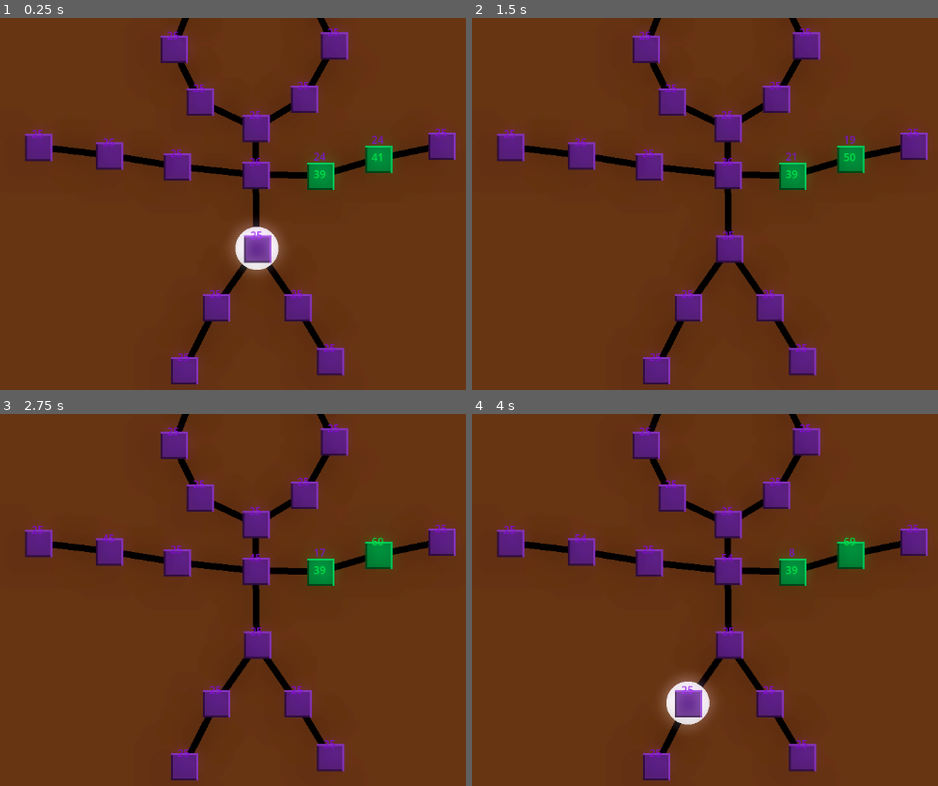
Above: before the commit, frames 1-4 (two rows, left to right).
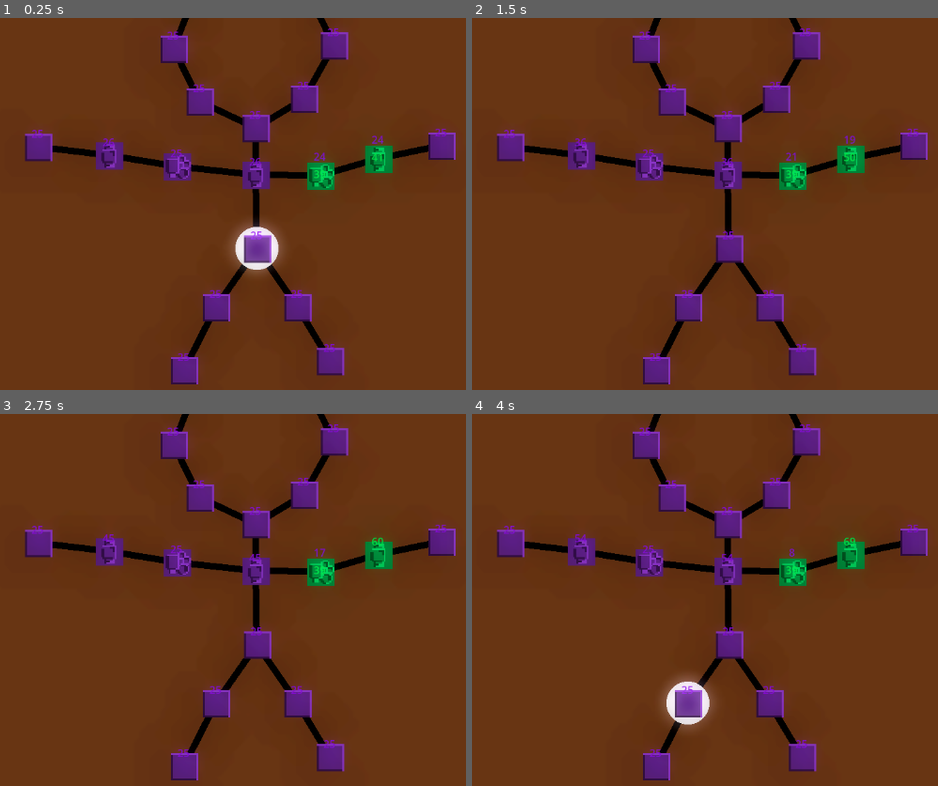
Above: after the commit, the same moments.

Repository: syshotdev/RiskyStrats
Game: Godot game, scene res://main.tscn
The game is run twice, just before and just after one commit, with the same random seed, the same clock (stepped at 60 frames per second) and the same inputs.
Inputs (mouse positions are in pixels of both pictures, inside the frame that each line leads up to):
- Up to frame 1 (0.25 s): no input
- Up to frame 2 (1.5 s): tap Enter at 0.5 s; move the mouse to (896, 207) at 0.52 s; tap Q (Tier1) at 0.6 s; click (896, 207) at 0.67 s; tap Space at 1.25 s; move the mouse to (579, 248) at 1.27 s; tap W (Tier2) at 1.35 s; click (579, 248) at 1.42 s
- Up to frame 3 (2.75 s): tap Enter at 2 s; move the mouse to (330, 533) at 2.02 s; tap E (Tier3) at 2.1 s; click (330, 533) at 2.17 s
- Up to frame 4 (4 s): tap Space at 2.75 s; move the mouse to (691, 707) at 2.77 s; tap R (Tier4) at 2.85 s; click (691, 707) at 2.92 s; tap Enter at 3.5 s; move the mouse to (outside the picture) at 3.52 s; tap Q (Tier1) at 3.6 s; click (outside the picture) at 3.67 s

The runs differ from the first frame. In frame 1, 1.1% of the frame differs, in the area x 20-85%, y 33-47%; in frame 2, 1.1%; in frame 3, 1.1%; in frame 4, 1.1%.

Commit message:
Made sprites load when game started

Diff:
--- a/Objects/GameNode/ChangeColor.gd
+++ b/Objects/GameNode/ChangeColor.gd
@@ -1,7 +1,15 @@
 extends Control
 
-@onready var sprite = $Sprite2D
-@onready var labelBox = $ColorBox
+var sprite
+var labelBox
+
+var spriteType : GameTypes.buildingType
+
+
+func _ready():
+	sprite = $Sprite2D
+	labelBox = $ColorBox
+	changeSprite(spriteType)
 
 
 func updateColorDisplay(units : Array[Unit]):
@@ -11,9 +19,10 @@
 func changeColor(color : GameColors.colors):
 	sprite.modulate = GameColors.getColorFromEnum(color)
 
-
+# Changes the sprite based on building type
 func buildingTypeChanged(type : GameTypes.buildingType):
 	changeSprite(type)
+	spriteType = type
 
 
 # Change sprite to type
--- a/Objects/GameNode/node.tscn
+++ b/Objects/GameNode/node.tscn
@@ -91,3 +91,4 @@
 [connection signal="area_entered" from="SelectionBox" to="SelectionBox" method="areaEntered"]
 [connection signal="area_exited" from="SelectionBox" to="SelectionBox" method="areaExited"]
 [connection signal="selected" from="SelectionBox" to="SelectionBox" method="onSelected"]
+[connection signal="ready" from="ColorManager/Sprite2D" to="ColorManager" method="spriteReady"]
